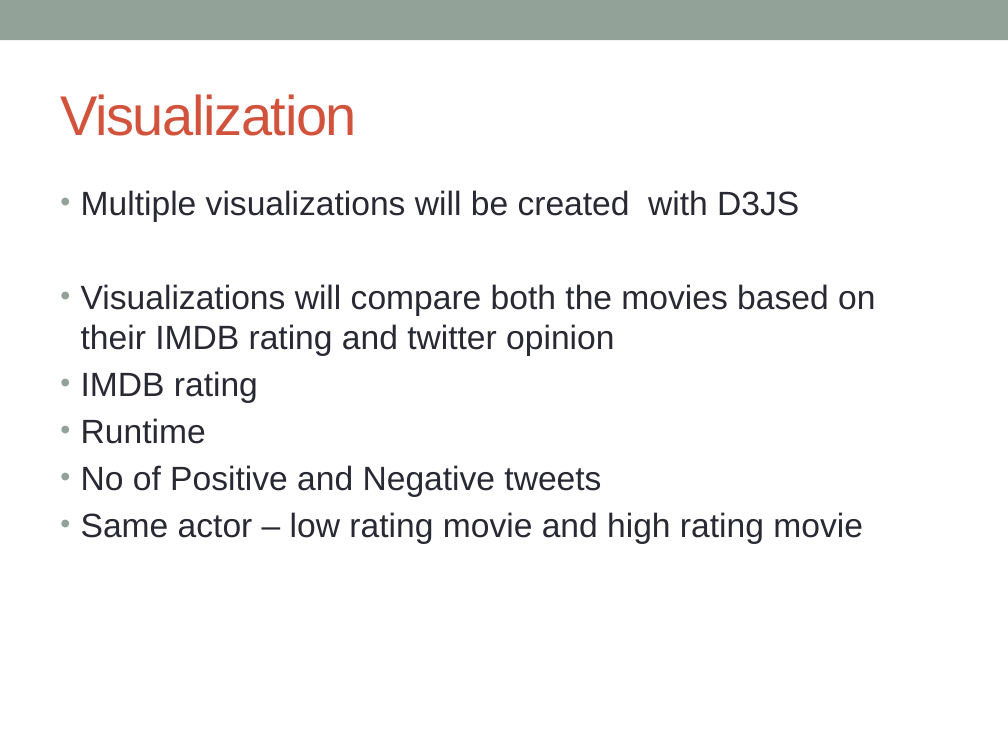
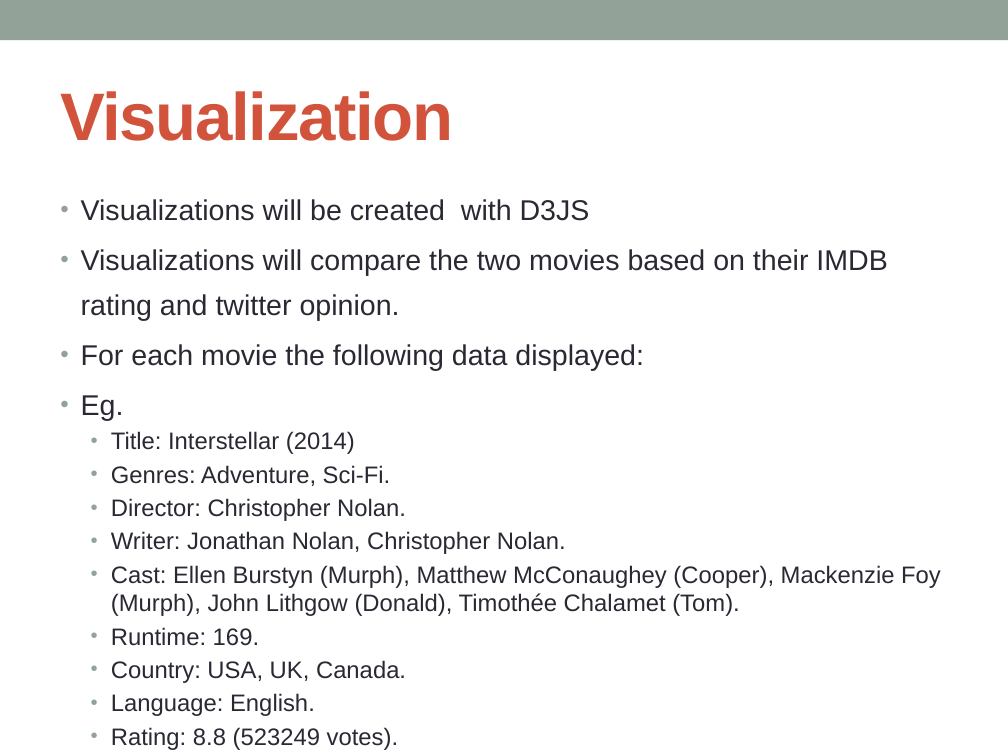
Before and after one commit to sumeshnb/6339Project, a slide deck: slide 6 of midterm_presentation.pptx. Drawn at 1008x756 pixels with LibreOffice and Linux fonts; fonts in the diff are those of the drawing. Boxes give left, top, right and bottom in pixels: in the first picture for what was removed or moved away, otherwise in the second. Text is boxed around its words. In the diff, an @@ line names an element or a change of style, - is before the commit and + after.

```diff
--- a/midterm_presentation.pptx
+++ b/midterm_presentation.pptx
@@ title "Visualization" at (60, 91, 453, 141): size 40 to 48 pt, bold on @@
@@ text at (81, 199, 941, 716): text changed; size 24 to 17 pt @@
-• Multiple visualizations will be created with D3JS
-• Visualizations will compare both the movies based on their IMDB rating and twitter opinion
-• IMDB rating
-• Runtime
-• No of Positive and Negative tweets
-• Same actor – low rating movie and high rating movie
+• Visualizations will be created with D3JS
+• Visualizations will compare the two movies based on their IMDB rating and twitter opinion.
+• For each movie the following data displayed:
+• Eg.
+  • Title: Interstellar (2014)
+  • Genres: Adventure, Sci-Fi.
+  • Director: Christopher Nolan.
+  • Writer: Jonathan Nolan, Christopher Nolan.
+  • Cast: Ellen Burstyn (Murph), Matthew McConaughey (Cooper), Mackenzie Foy (Murph), John Lithgow (Donald), Timothée Chalamet (Tom).
+  • Runtime: 169.
+  • Country: USA, UK, Canada.
+  • Language: English.
+  • Rating: 8.8 (523249 votes).
```
Also in this commit, not shown: 6 other slides changed, 2 slides added, 4 slides removed.
